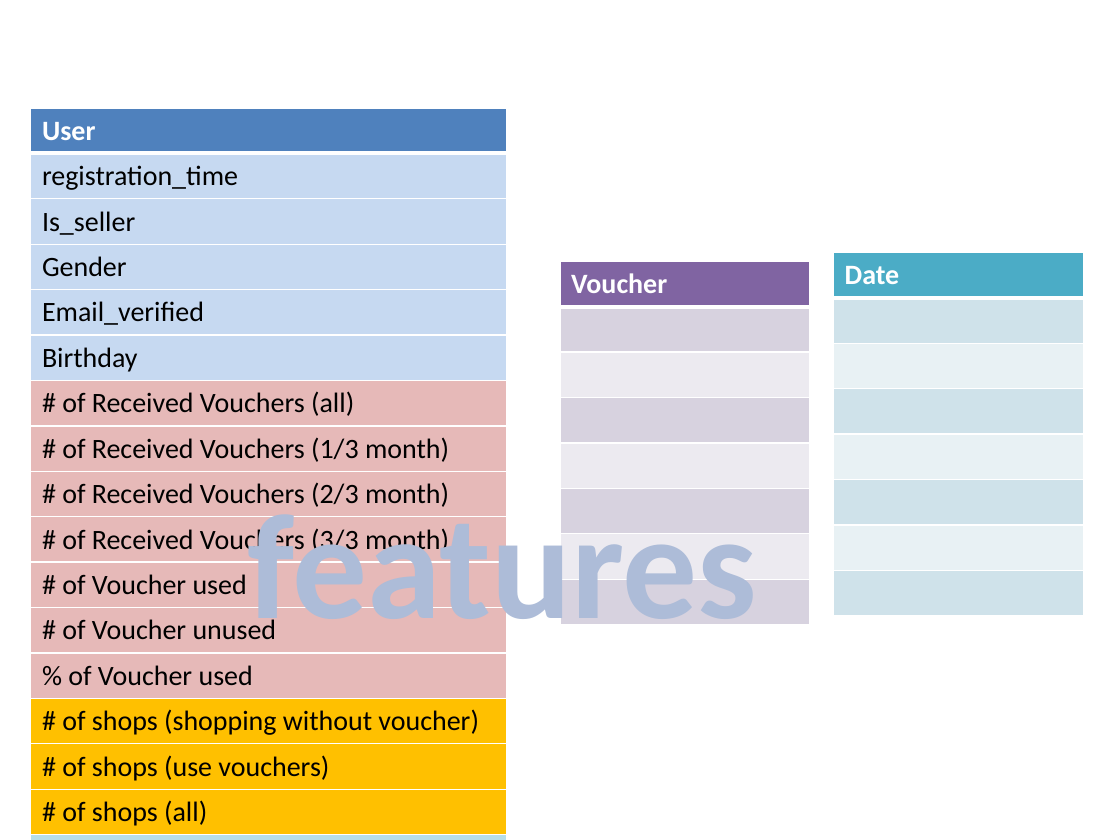
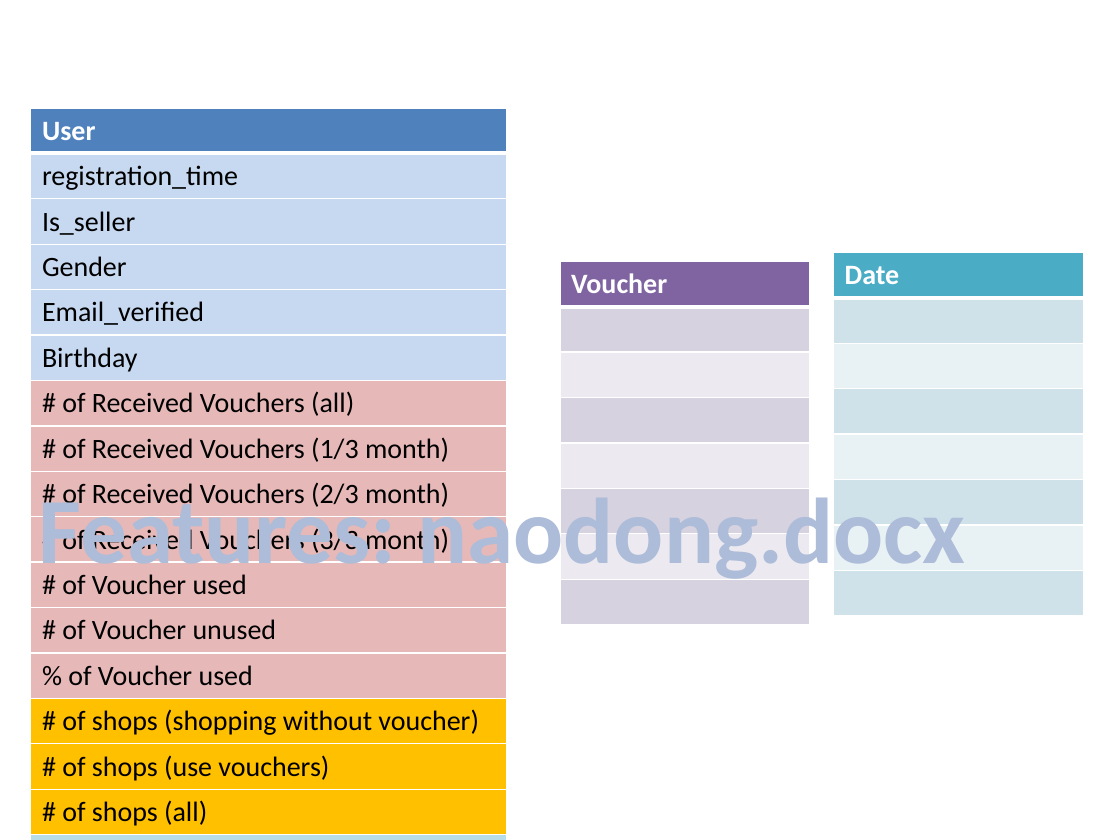
Before and after one commit to GuoJingSRTP/Shopee, a slide deck: slide 13 of shopee.pptx. Drawn at 1120x840 pixels with LibreOffice and Linux fonts; fonts in the diff are those of the drawing; background and template pictures are left out. Boxes give left, top, right and bottom in pixels: in the first picture for what was removed or moved away, otherwise in the second. Text is boxed around its words. In the diff, an @@ line names an element or a change of style, - is before the commit and + after.

```diff
--- a/shopee.pptx
+++ b/shopee.pptx
@@ text at (x1=39, y1=485, x2=966, y2=585): text changed; size 96 to 60 pt @@
-features
+Features: naodong.docx
```
Also in this commit, not shown: 2 other slides changed.
